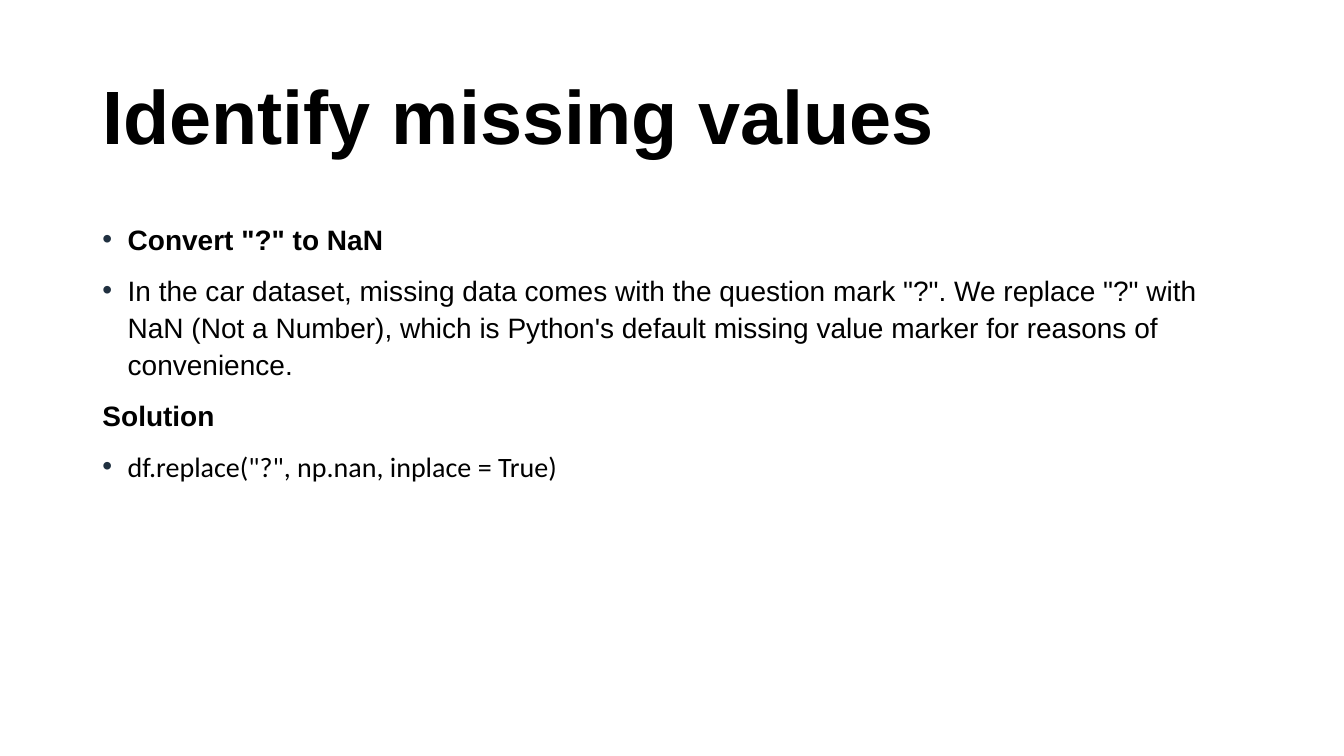
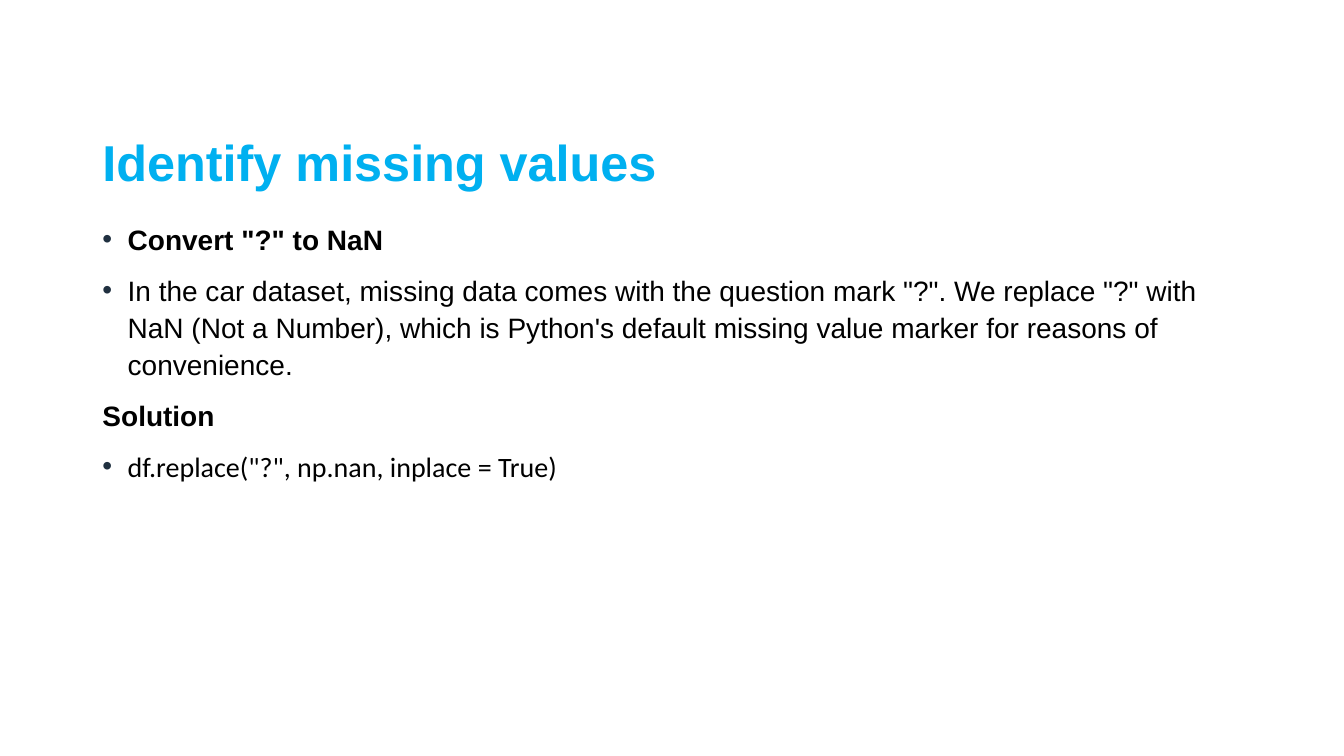
Before and after one commit to fbett5/Project-2_Group-3, a slide deck: slide 5 of AUTOMOBILE DATASET ANALYSIS AND PRICE PREDICTION-1.pptx. Drawn at 1344x756 pixels with LibreOffice and Linux fonts; fonts in the diff are those of the drawing. Boxes give left, top, right and bottom in pixels: in the first picture for what was removed or moved away, otherwise in the second. Text is boxed around its words. In the diff, an @@ line names an element or a change of style, - is before the commit and + after.

```diff
--- a/AUTOMOBILE DATASET ANALYSIS AND PRICE PREDICTION-1.pptx
+++ b/AUTOMOBILE DATASET ANALYSIS AND PRICE PREDICTION-1.pptx
@@ title "Identify missing values" at [102,144,657,191]: size 54 to 36 pt, text colour #000000 to #00B0F0 @@
```
Also in this commit, not shown: 3 other slides changed, 1 slide added.
